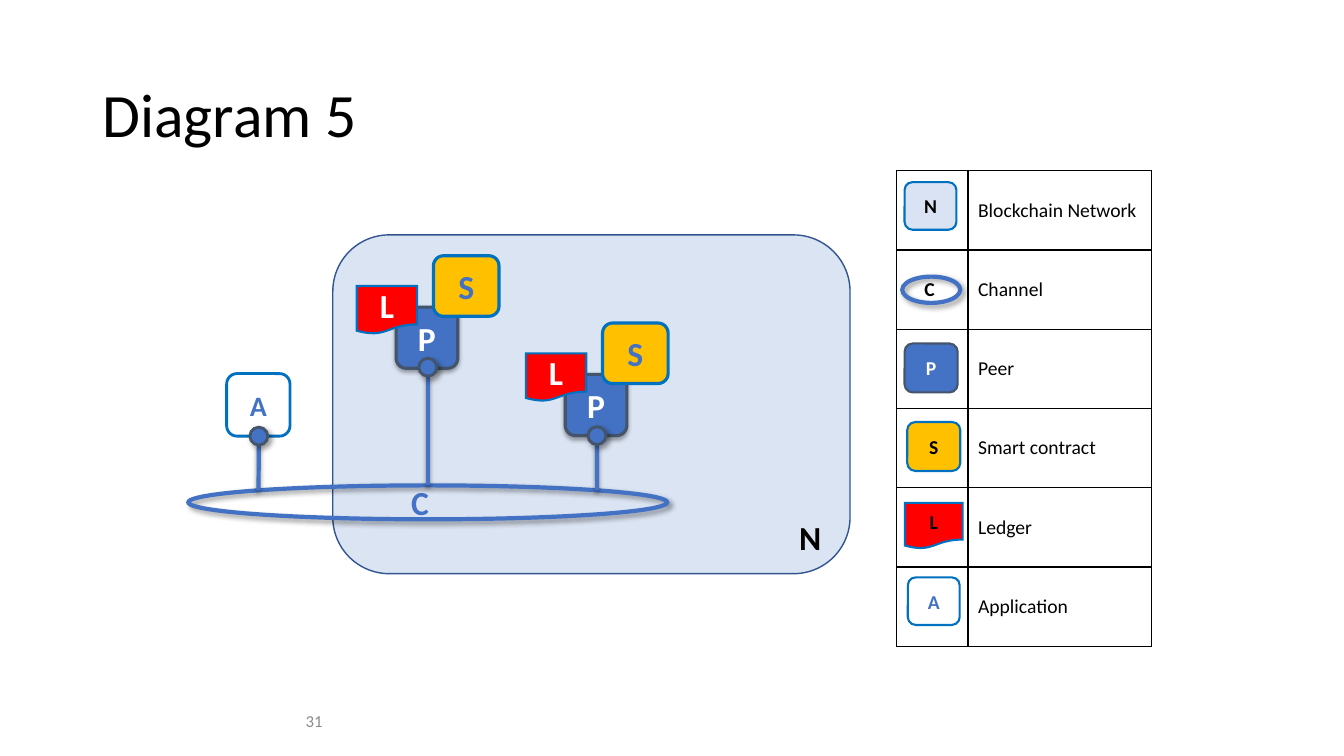
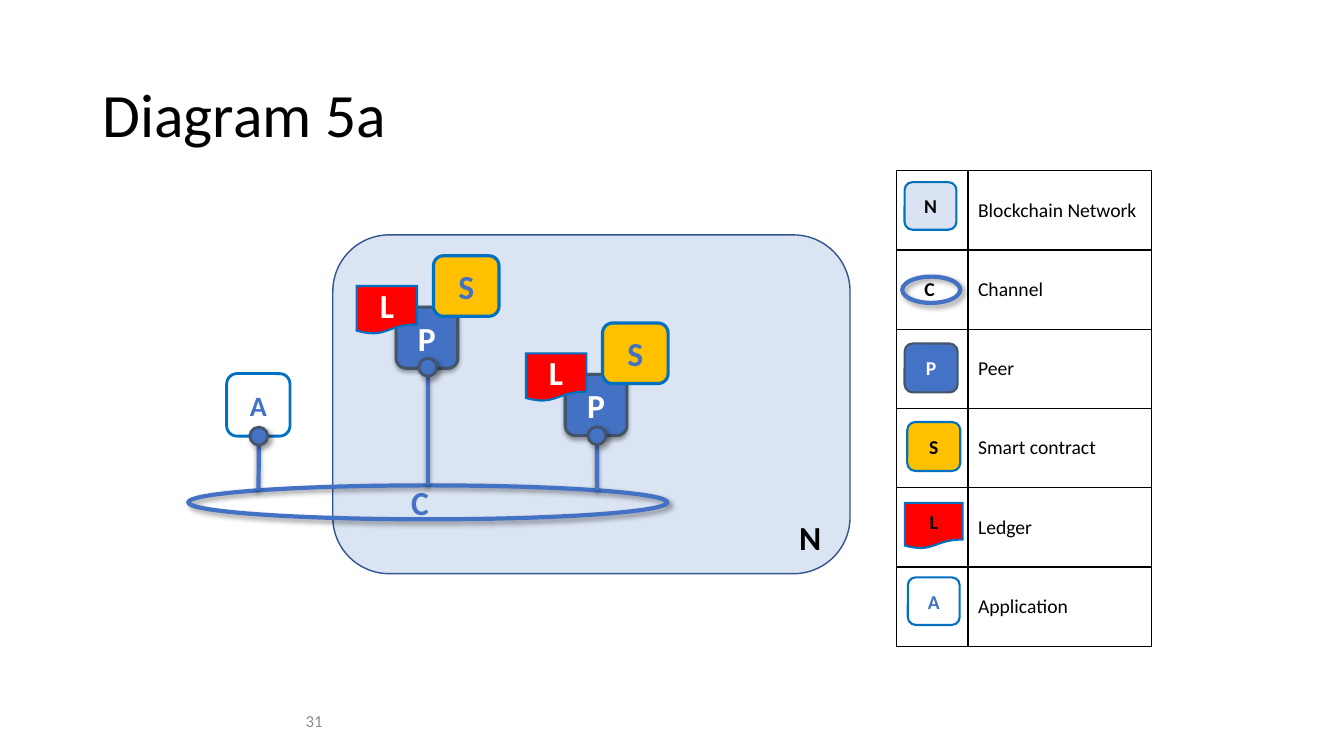
Before and after one commit to FabricTOC/FabricTOC, a slide deck: slide 31 of docs/OtherSourceMaterial/Diagrams.pptx. Drawn at 1344x756 pixels with LibreOffice and Linux fonts; fonts in the diff are those of the drawing. Boxes give left, top, right and bottom in pixels: in the first picture for what was removed or moved away, otherwise in the second. Text is boxed around its words. In the diff, an @@ line names an element or a change of style, - is before the commit and + after.

```diff
--- a/docs/OtherSourceMaterial/Diagrams.pptx
+++ b/docs/OtherSourceMaterial/Diagrams.pptx
@@ title at [102,94,387,148]: text changed @@
-Diagram 5
+Diagram 5a
```
Also in this commit, not shown: 9 other slides changed, 10 other files.
